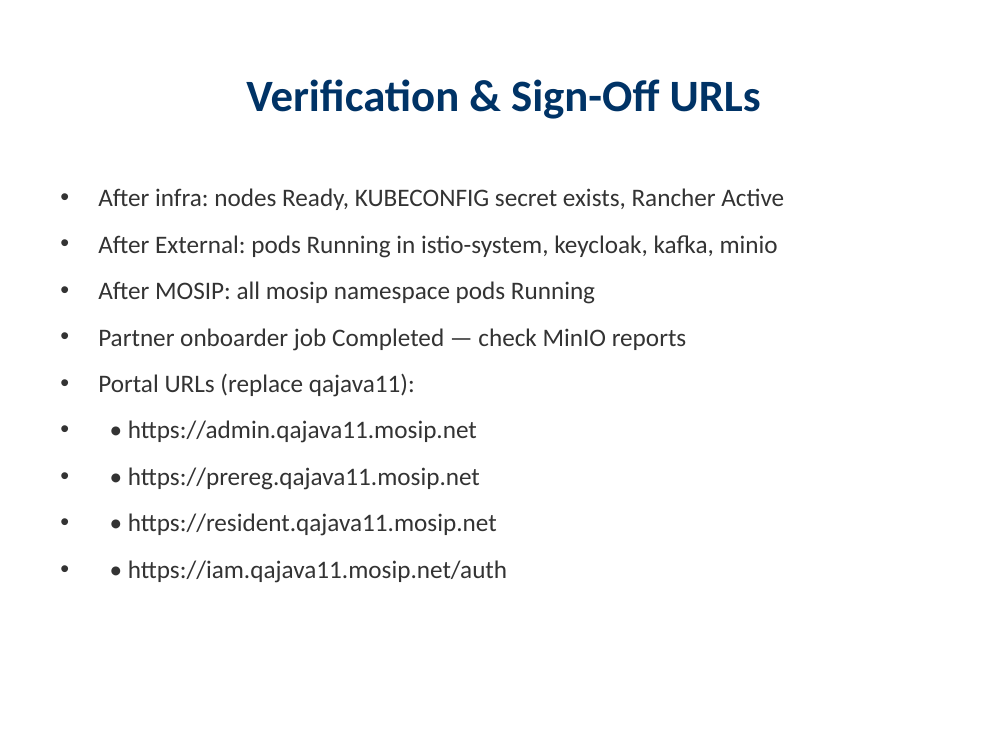
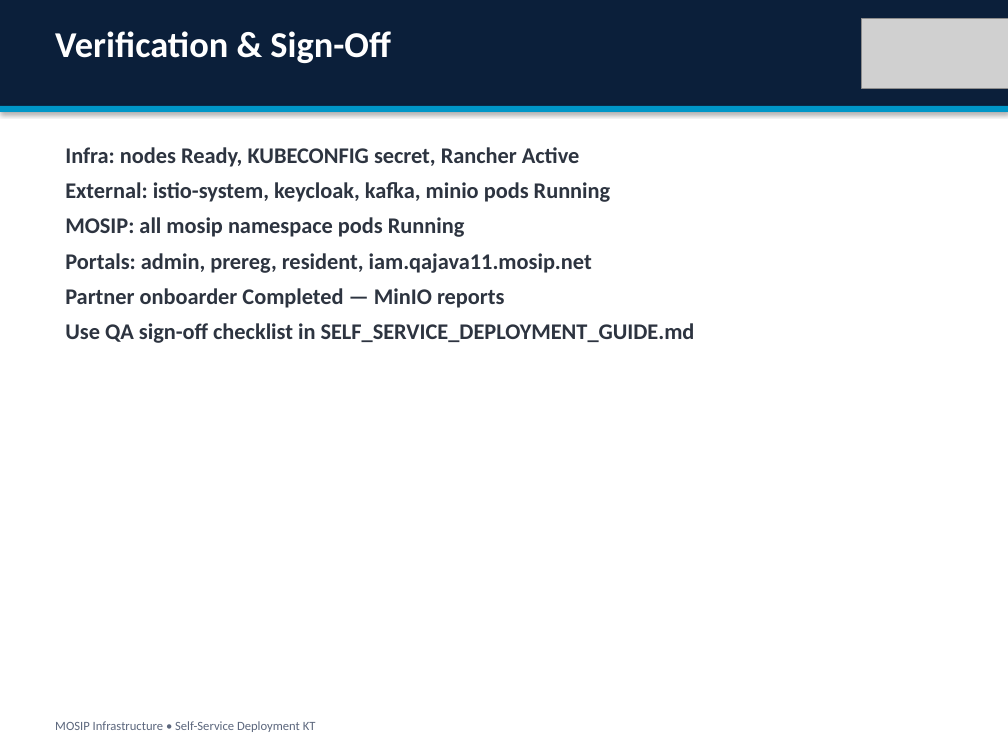
Before and after one commit to Ivanmeneges/infra, a slide deck: slide 21 of docs/presentations/MOSIP_New_Environment_Deployment_KT.pptx. Drawn at 1008x756 pixels with LibreOffice and Linux fonts; fonts in the diff are those of the drawing; grey boxes stand for pictures. Boxes give left, top, right and bottom in pixels: in the first picture for what was removed or moved away, otherwise in the second. Text is boxed around its words. In the diff, an @@ line names an element or a change of style, - is before the commit and + after.

```diff
--- a/docs/presentations/MOSIP_New_Environment_Deployment_KT.pptx
+++ b/docs/presentations/MOSIP_New_Environment_Deployment_KT.pptx
@@ rectangle added at [0,0,1008,756], fill #FFFFFF @@
@@ rectangle added at [0,0,1008,106], fill #0B1F3A @@
@@ picture added at [862,18,1008,89] @@
@@ text at [55,31,390,63]: text changed; size 32 to 26 pt; text colour #003366 to #FFFFFF @@
-Verification & Sign-Off URLs
+Verification & Sign-Off
@@ rectangle added at [0,106,1008,112], fill #0096C7 @@
@@ text at [65,147,695,343]: text changed; size 18 to 16 pt; text colour #333333 to #2D3440; bold on @@
-• After infra: nodes Ready, KUBECONFIG secret exists, Rancher Active
-• After External: pods Running in istio-system, keycloak, kafka, minio
-• After MOSIP: all mosip namespace pods Running
-• Partner onboarder job Completed — check MinIO reports
-• Portal URLs (replace qajava11):
-• • https://admin.qajava11.mosip.net
-• • https://prereg.qajava11.mosip.net
-• • https://resident.qajava11.mosip.net
-• • https://iam.qajava11.mosip.net/auth
+Infra: nodes Ready, KUBECONFIG secret, Rancher Active
+External: istio-system, keycloak, kafka, minio pods Running
+MOSIP: all mosip namespace pods Running
+Portals: admin, prereg, resident, iam.qajava11.mosip.net
+Partner onboarder Completed — MinIO reports
+Use QA sign-off checklist in SELF_SERVICE_DEPLOYMENT_GUIDE.md
@@ text added at [55,721,316,732], 9 pt, text #5C677D @@
+MOSIP Infrastructure • Self-Service Deployment KT
```
Also in this commit, not shown: 16 other slides changed, 8 slides added, 8 slides removed, 2 other files.
